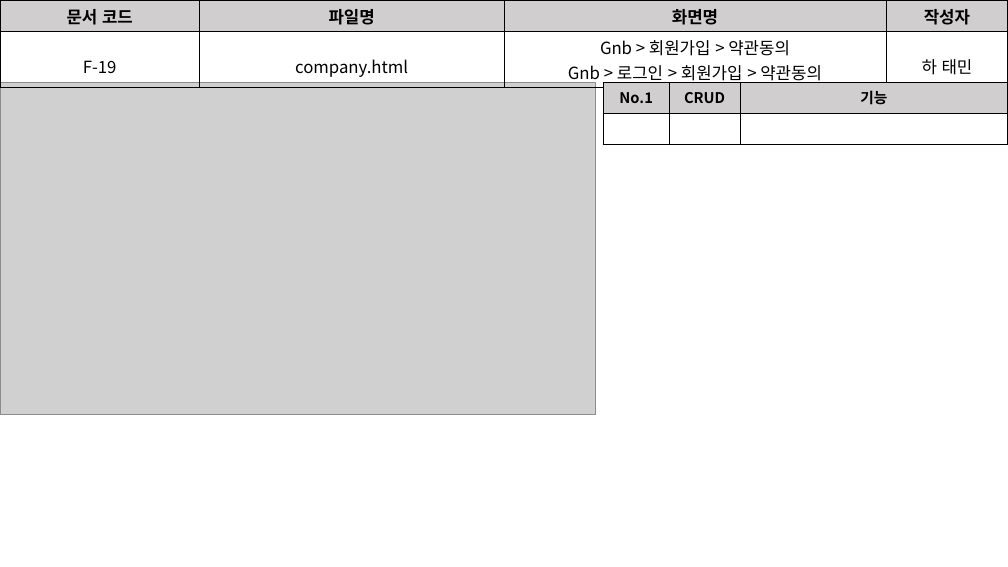
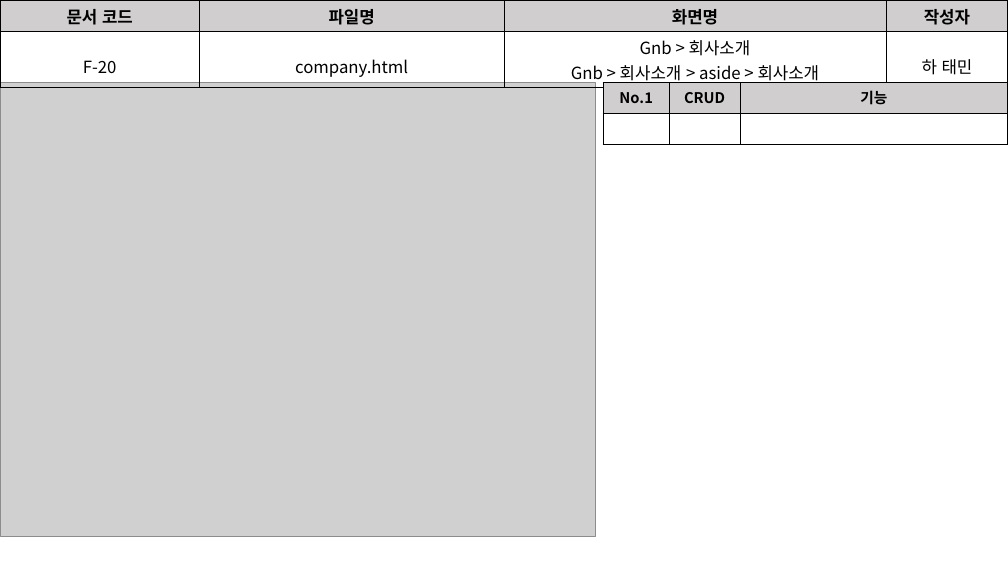
Before and after one commit to David-Ha-1217/Publisher_Portfolio, a slide deck: slide 15 of Documents/화면설계서.pptx. Drawn at 1008x567 pixels with LibreOffice and Linux fonts; fonts in the diff are those of the drawing; grey boxes stand for pictures. Boxes give left, top, right and bottom in pixels: in the first picture for what was removed or moved away, otherwise in the second. Text is boxed around its words. In the diff, an @@ line names an element or a change of style, - is before the commit and + after.

```diff
--- a/Documents/화면설계서.pptx
+++ b/Documents/화면설계서.pptx
@@ table at (0,0,1008,88) @@
-row 2, column 1: F-19
+row 2, column 1: F-20
-row 2, column 3: Gnb > 회원가입 > 약관동의 / Gnb > 로그인 > 회원가입 > 약관동의
+row 2, column 3: Gnb > 회사소개 / Gnb > 회사소개 > aside > 회사소개
@@ picture: place and size @@
-picture at (0,83,595,415)
+picture at (0,83,595,536)
```
Also in this commit, not shown: 5 other slides changed, 1 slide added, 5 other files.
